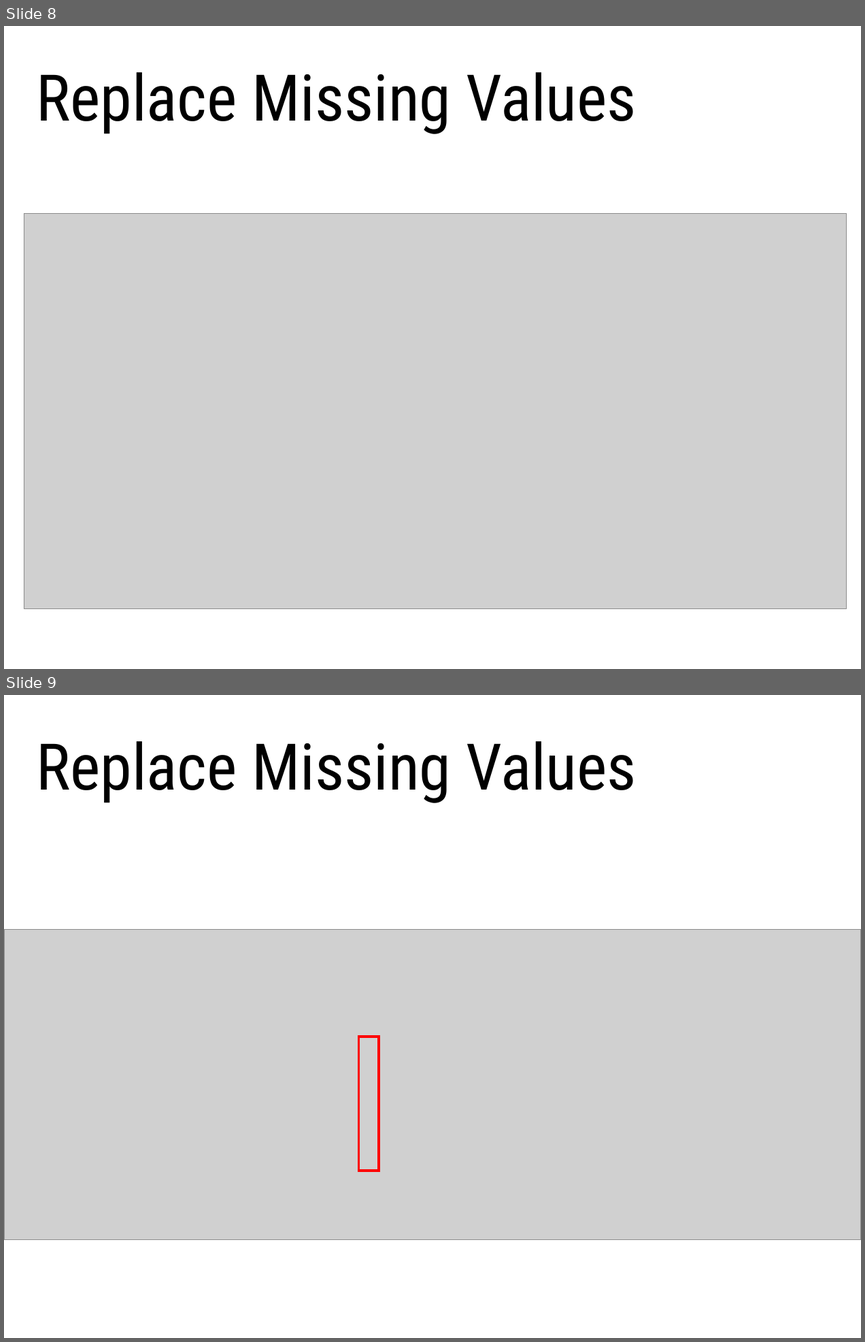
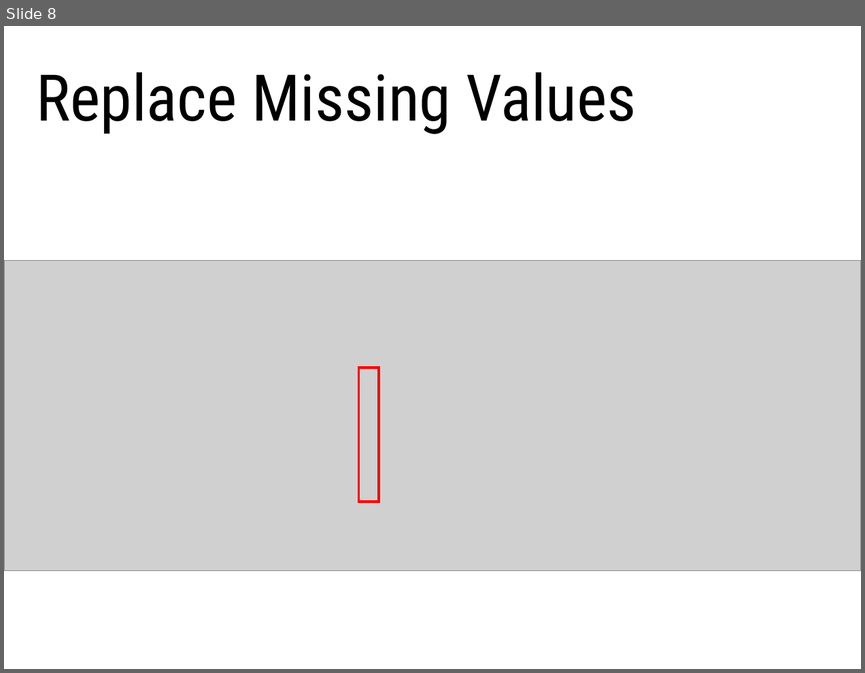
Before and after one commit to compmaxxx/DM-EarthQuake, a slide deck: Earthquake.ppt. Shown one above the other, each under a label of ours: slides 8 and 9 before the commit, slide 8 after it. The pictures are 865x1342 and 865x673 pixels, drawn with LibreOffice and Linux fonts; fonts in the diff are those of the drawing; grey boxes stand for pictures; background and template pictures are left out. Boxes give left, top, right and bottom in pixels: in the first picture for what was removed or moved away, otherwise in the second. Text is boxed around its words. In the diff, an @@ line names an element or a change of style, - is before the commit and + after.

```diff
--- a/Earthquake.ppt
+++ b/Earthquake.ppt
@@ slide 8 removed at bbox=[4, 26, 861, 669], background #FFFFFF @@
@@ title removed at bbox=[36, 72, 636, 134] @@
-Replace Missing Values
@@ picture removed at bbox=[24, 214, 845, 609] @@
@@ what was slide 9 is now slide 8 @@
```
Also in this commit, not shown: 2 slides changed, 1 slide added, 4 other slides removed.
